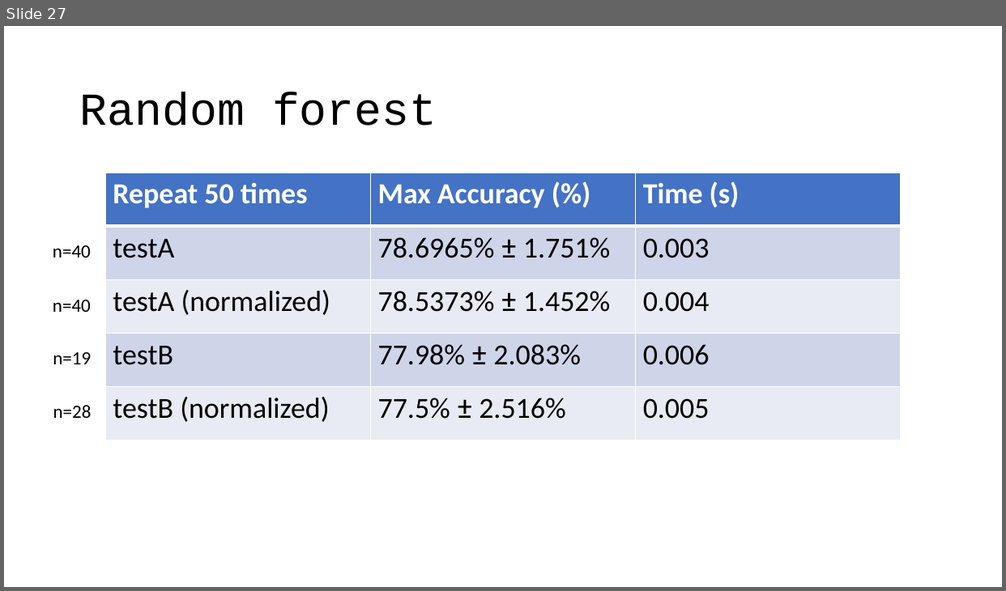
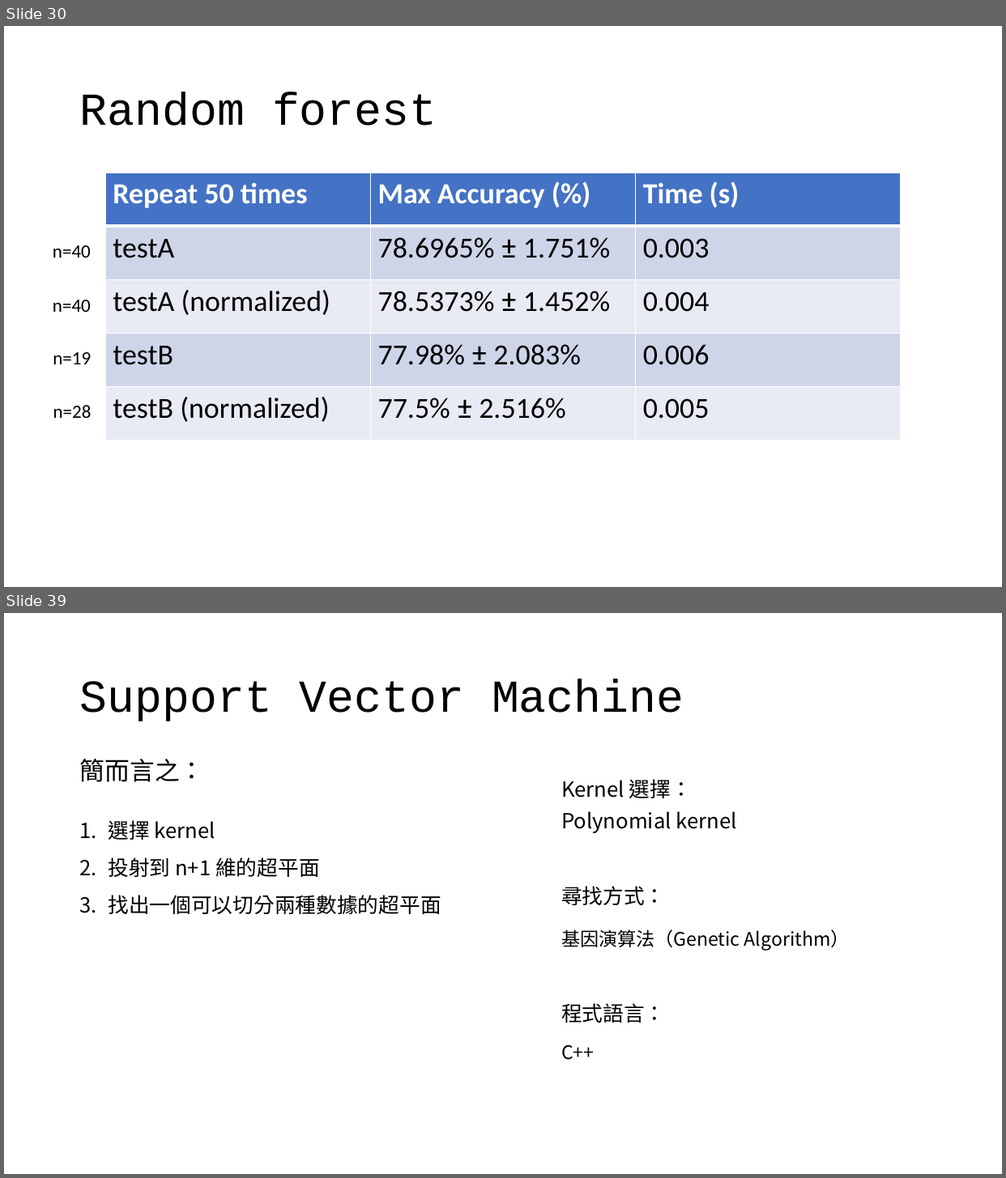
Before and after one commit to OEmiliatanO/CSE_data_mining, a slide deck: hw1/ppt/第八組.pptx. Shown one above the other, each under a label of ours: slide 27 before the commit, slides 30 and 39 after it; the slides between them are not shown. The pictures are 1006x591 and 1006x1178 pixels, drawn with LibreOffice and Linux fonts; fonts in the diff are those of the drawing. Boxes give left, top, right and bottom in pixels: in the first picture for what was removed or moved away, otherwise in the second. Text is boxed around its words. In the diff, an @@ line names an element or a change of style, - is before the commit and + after.

```diff
--- a/hw1/ppt/第八組.pptx
+++ b/hw1/ppt/第八組.pptx
@@ slide 39 added at (4, 613, 1002, 1174), background #FFFFFF @@
@@ title added at (80, 679, 684, 722), 44 pt, text #000000 @@
+Support Vector Machine
@@ text added at (80, 759, 205, 782), 24 pt, text #000000 @@
+簡而言之：
@@ text added at (561, 779, 692, 798), 20 pt, text #000000 @@
+Kernel 選擇：
@@ text added at (108, 820, 441, 914), 20 pt, text #000000 @@
+1. 選擇 kernel
+2. 投射到 n+1 維的超平面
+3. 找出一個可以切分兩種數據的超平面
@@ text added at (561, 811, 737, 833), 20 pt, text #000000 @@
+Polynomial kernel
@@ text added at (561, 886, 665, 905), 20 pt, text #000000 @@
+尋找方式：
@@ text added at (561, 930, 850, 951), 18 pt, text #000000 @@
+基因演算法（Genetic Algorithm）
@@ text added at (561, 1003, 665, 1023), 20 pt, text #000000 @@
+程式語言：
@@ text added at (561, 1045, 594, 1060), 18 pt, text #000000 @@
+C++
@@ what was slide 27 is now slide 30 @@
```
Also in this commit, not shown: 13 other slides added.
